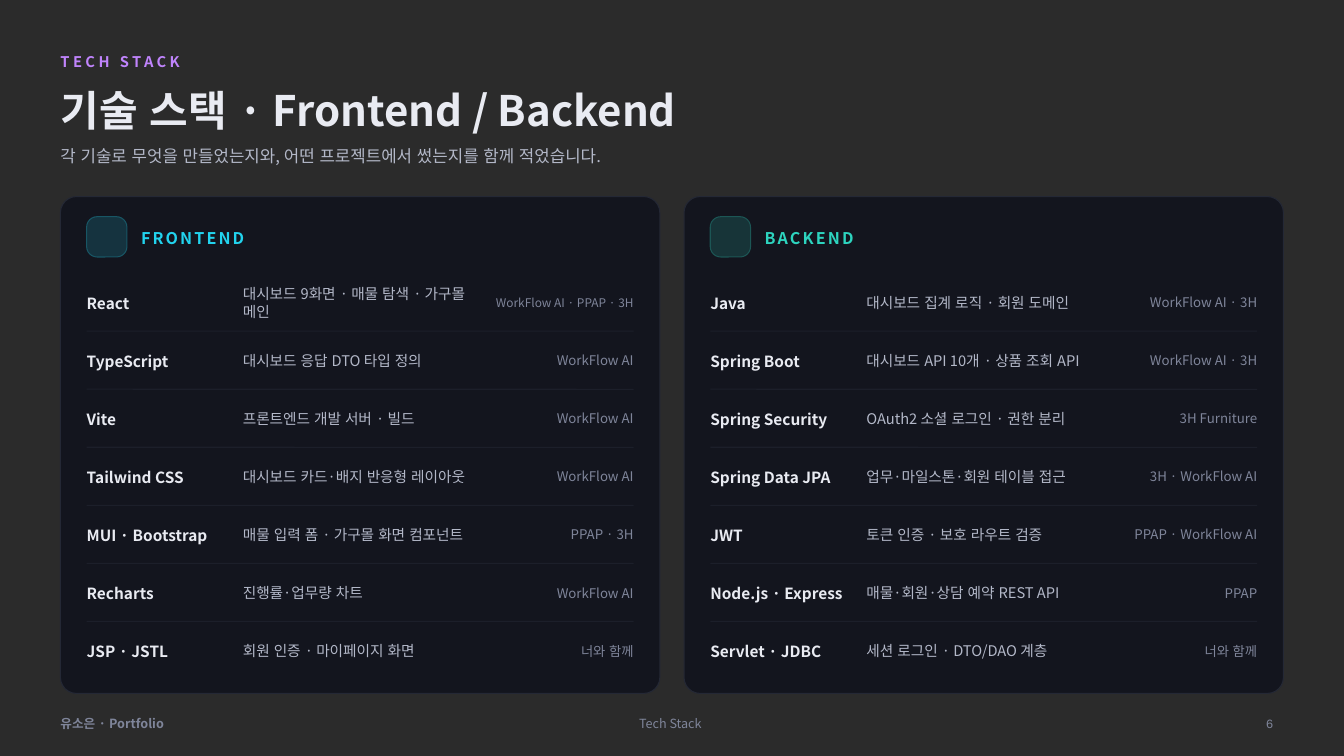
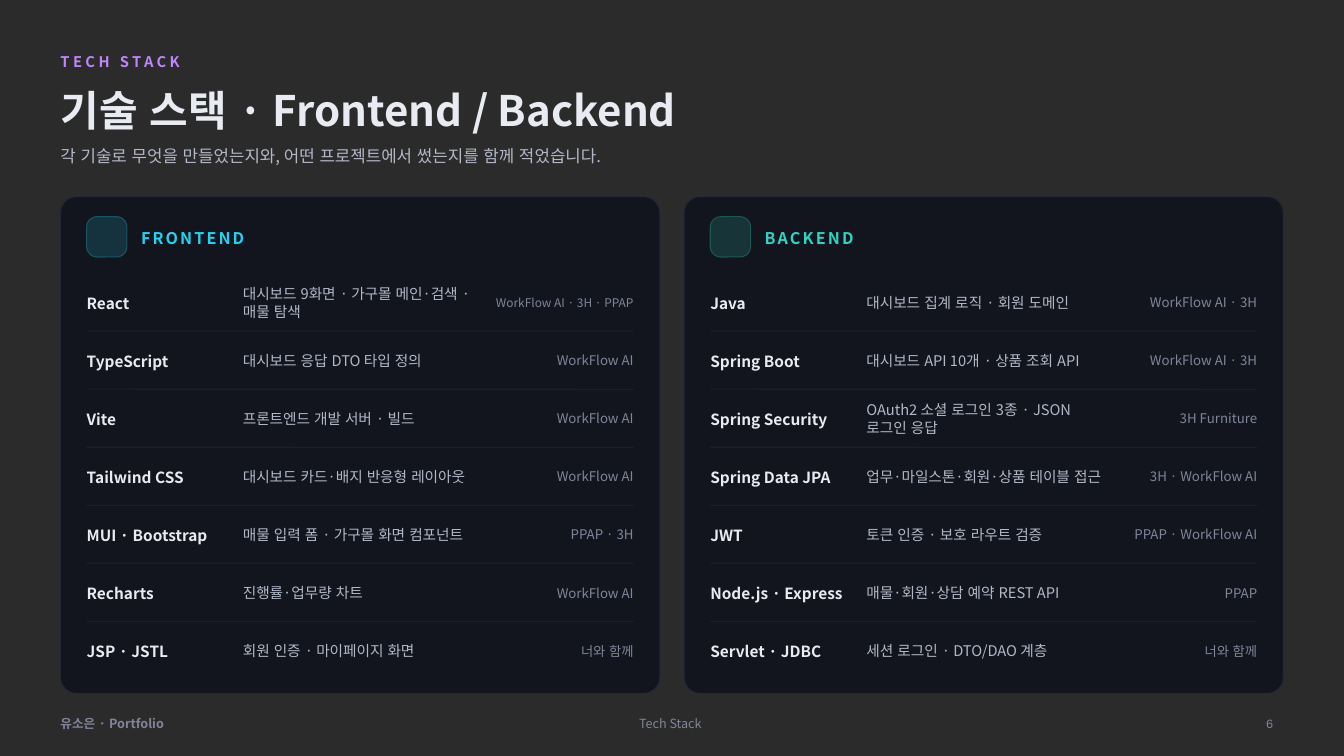
Before and after one commit to soeun-yu/soeun-yu.github.io, a slide deck: slide 6 of 유소은_포트폴리오.pptx. Drawn at 1344x756 pixels with LibreOffice and Linux fonts; fonts in the diff are those of the drawing; background and template pictures are left out; a plain dark background stands for a picture behind light text. Boxes give left, top, right and bottom in pixels: in the first picture for what was removed or moved away, otherwise in the second. Text is boxed around its words. In the diff, an @@ line names an element or a change of style, - is before the commit and + after.

```diff
--- a/유소은_포트폴리오.pptx
+++ b/유소은_포트폴리오.pptx
@@ text at box(243, 287, 458, 318): text changed @@
-대시보드 9화면 · 매물 탐색 · 가구몰 메인
+대시보드 9화면 · 가구몰 메인·검색 · 매물 탐색
@@ text at box(496, 297, 633, 307): text changed @@
-WorkFlow AI · PPAP · 3H
+WorkFlow AI · 3H · PPAP
@@ text at box(866, 403, 1071, 434): text changed @@
-OAuth2 소셜 로그인 · 권한 분리
+OAuth2 소셜 로그인 3종 · JSON 로그인 응답
@@ text at box(866, 470, 1101, 483): text changed @@
-업무·마일스톤·회원 테이블 접근
+업무·마일스톤·회원·상품 테이블 접근
```
Also in this commit, not shown: 10 other slides changed, 4 slides added, 2 other files.
